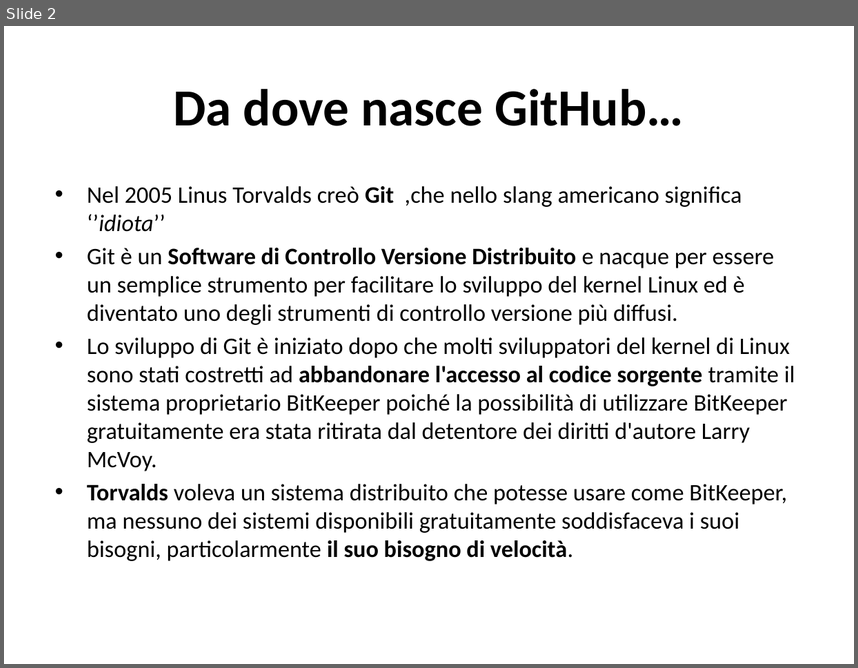
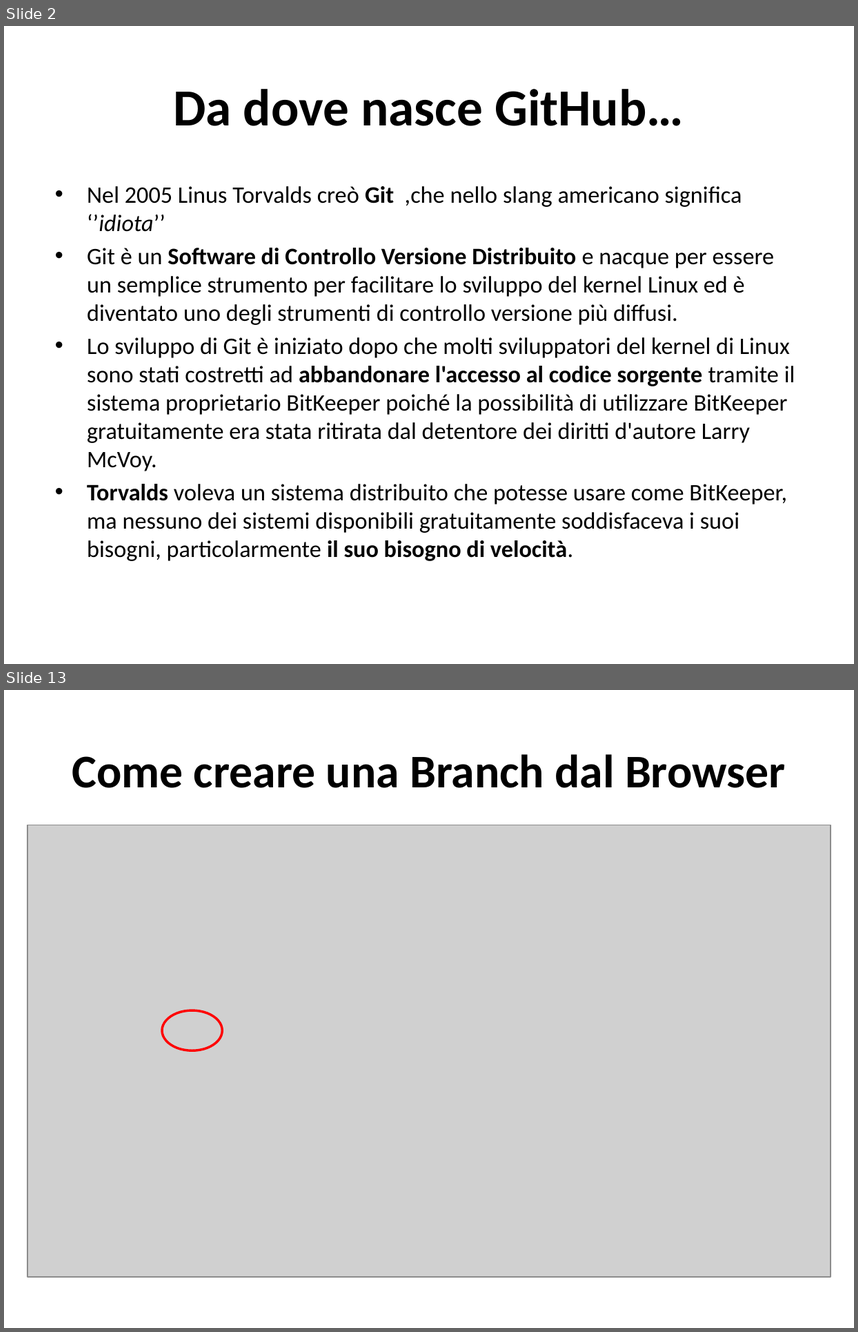
Before and after one commit to TeamEngim/GitHub-Introduction, a slide deck: Primi passi su GitHub.pptx. Shown one above the other, each under a label of ours: slide 2 before the commit, slides 2 and 13 after it; the slides between them are not shown. The pictures are 858x668 and 858x1332 pixels, drawn with LibreOffice and Linux fonts; fonts in the diff are those of the drawing; grey boxes stand for pictures. Boxes give left, top, right and bottom in pixels: in the first picture for what was removed or moved away, otherwise in the second. Text is boxed around its words. In the diff, an @@ line names an element or a change of style, - is before the commit and + after.

```diff
--- a/Primi passi su GitHub.pptx
+++ b/Primi passi su GitHub.pptx
@@ slide 13 added at [4, 690, 854, 1328], background #FFFFFF @@
@@ title added at [72, 754, 786, 788], 39.6 pt, text #000000, bold @@
+Come creare una Branch dal Browser
@@ picture added at [27, 825, 831, 1276] @@
@@ ellipse added at [162, 1010, 223, 1050], outline #FF0000 2 pt @@
```
Also in this commit, not shown: 8 slides changed, 24 other slides added, 2 slides removed.
